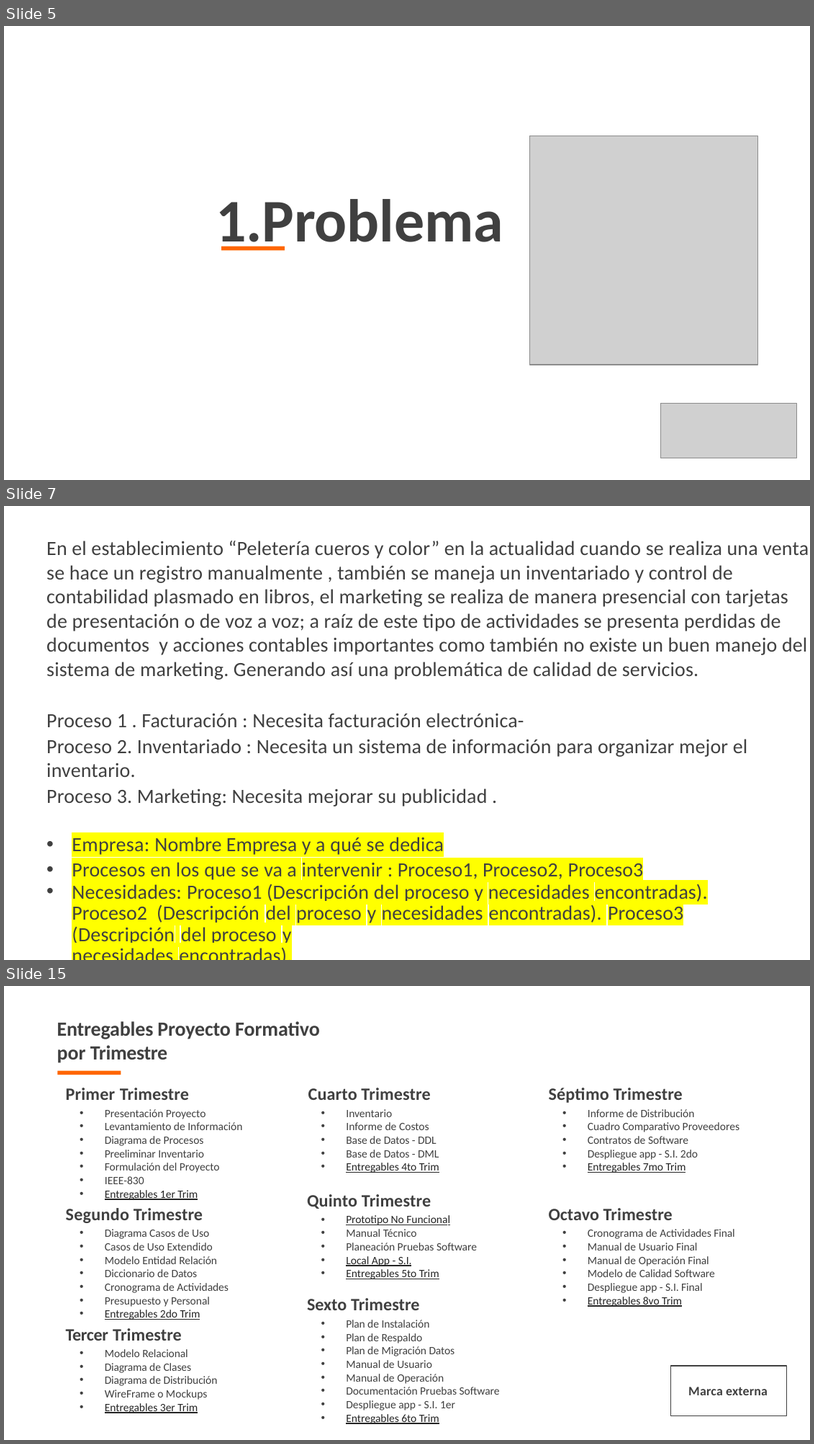
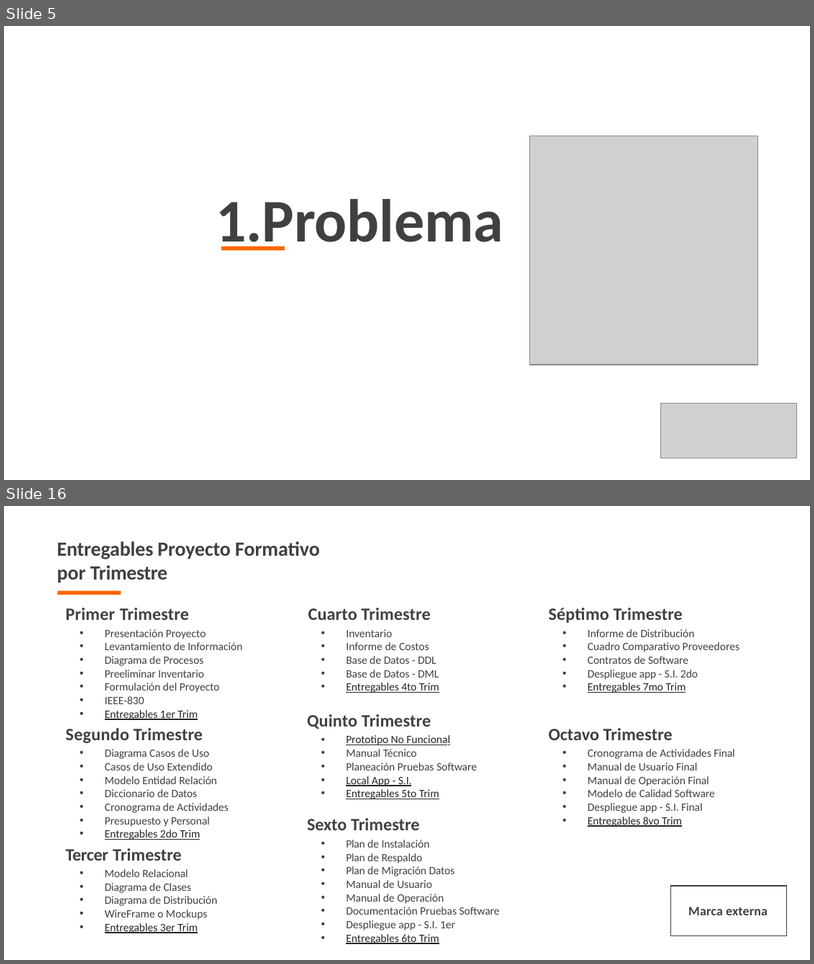
Before and after one commit to kamor31232/Proyecto_adsi, a slide deck: App/app_documentacion/1er_trimestre/1_proyecto/1_1_1_presentacion_proyecto.pptx. Shown one above the other, each under a label of ours: slides 5, 7 and 15 before the commit, slides 5 and 16 after it; the slides between them are not shown. The pictures are 814x1444 and 814x964 pixels, drawn with LibreOffice and Linux fonts; fonts in the diff are those of the drawing; grey boxes stand for pictures; background and template pictures are left out. Boxes give left, top, right and bottom in pixels: in the first picture for what was removed or moved away, otherwise in the second. Text is boxed around its words. In the diff, an @@ line names an element or a change of style, - is before the commit and + after.

Commit message:
Se realiza presentación con sus respectivas modificaciones, pendiente alcance del proyecto

```diff
--- a/App/app_documentacion/1er_trimestre/1_proyecto/1_1_1_presentacion_proyecto.pptx
+++ b/App/app_documentacion/1er_trimestre/1_proyecto/1_1_1_presentacion_proyecto.pptx
@@ slide 7 removed at [4, 506, 810, 960], background #FFFFFF @@
@@ text removed at [46, 541, 809, 942] @@
-En el establecimiento “Peletería cueros y color” en la actualidad cuando se realiza una venta se hace un registro manualmente , también se maneja un inventariado y control de contabilidad plasmado en libros, el marketing se realiza de manera presencial con tarjetas de presentación o de voz a voz; a raíz de este tipo de actividades se presenta perdidas de documentos y acciones contables importantes como también no existe un buen manejo del sistema de marketing. Generando así una problemática de calidad de servicios.
-Proceso 1 . Facturación : Necesita facturación electrónica-
-Proceso 2. Inventariado : Necesita un sistema de información para organizar mejor el inventario.
-Proceso 3. Marketing: Necesita mejorar su publicidad .
-• Empresa: Nombre Empresa y a qué se dedica
-• Procesos en los que se va a intervenir : Proceso1, Proceso2, Proceso3
-• Necesidades: Proceso1 (Descripción del proceso y necesidades encontradas). Proceso2 (Descripción del proceso y necesidades encontradas). Proceso3 (Descripción del proceso y
-necesidades encontradas).
@@ what was slide 15 is now slide 16 @@
```
Also in this commit, not shown: 7 slides changed, 3 slides added, 1 other slide removed.
